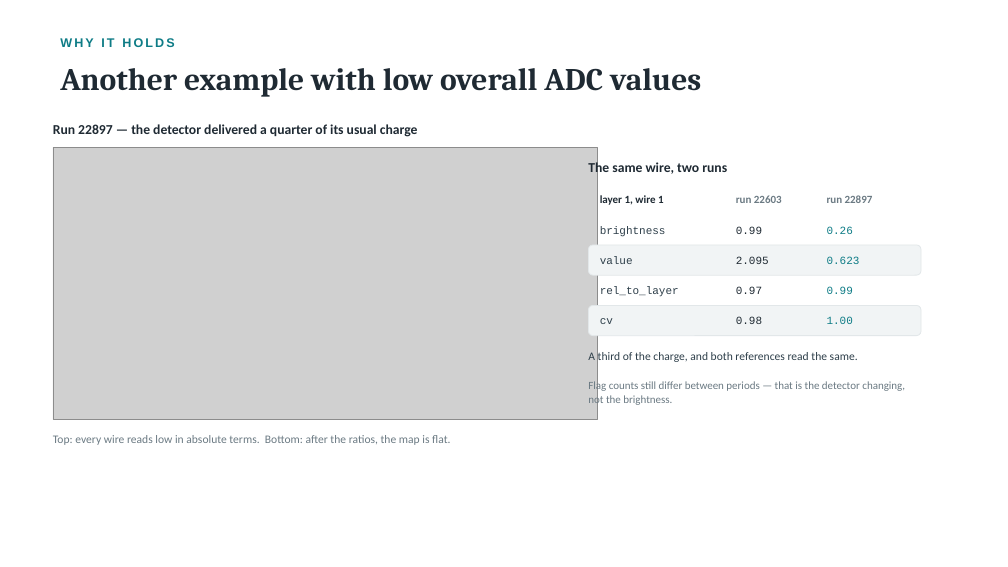
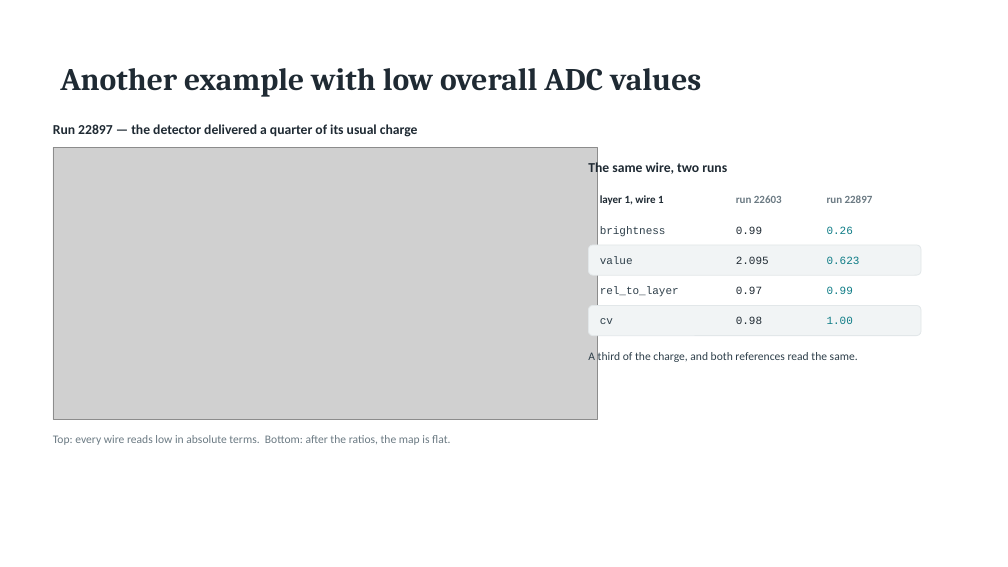
Before and after one commit to KongTu/deadChannel-ALERT-CLAS12, a slide deck: slide 7 of ahdc_dead_channels_kong.pptx (slide 6 before the commit). Drawn at 1008x567 pixels with LibreOffice and Linux fonts; fonts in the diff are those of the drawing; grey boxes stand for pictures. Boxes give left, top, right and bottom in pixels: in the first picture for what was removed or moved away, otherwise in the second. Text is boxed around its words. In the diff, an @@ line names an element or a change of style, - is before the commit and + after.

```diff
--- a/ahdc_dead_channels_kong.pptx
+++ b/ahdc_dead_channels_kong.pptx
@@ text removed at box(60, 38, 174, 47) @@
-WHY IT HOLDS
@@ text removed at box(588, 380, 905, 406) @@
-Flag counts still differ between periods — that is the detector changing, not the brightness.
```
Also in this commit, not shown: 3 other slides changed, 2 slides added.
